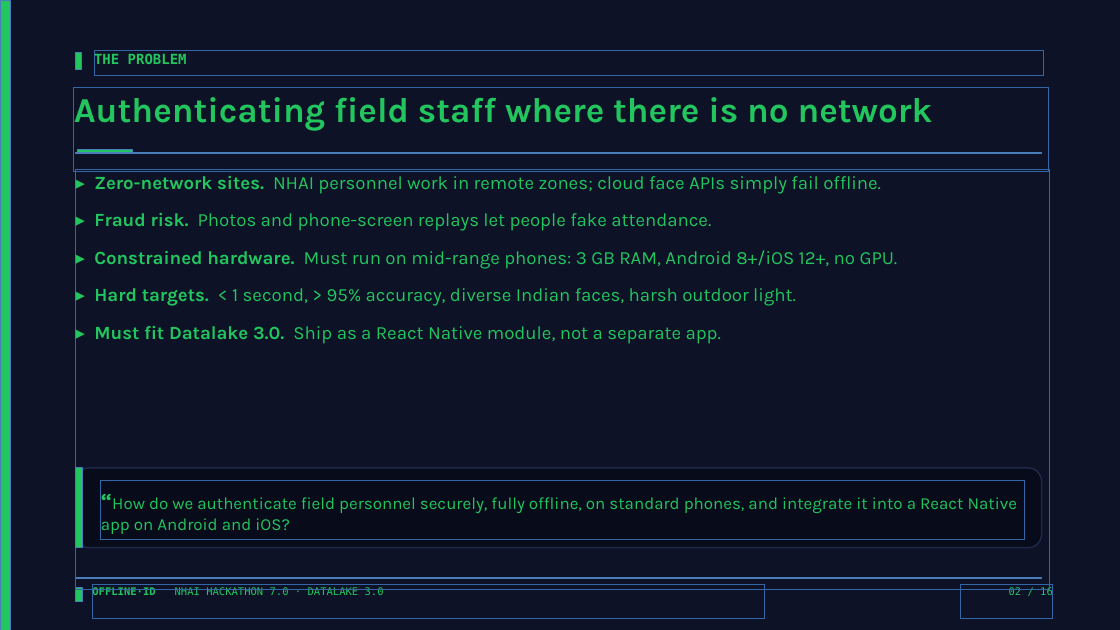
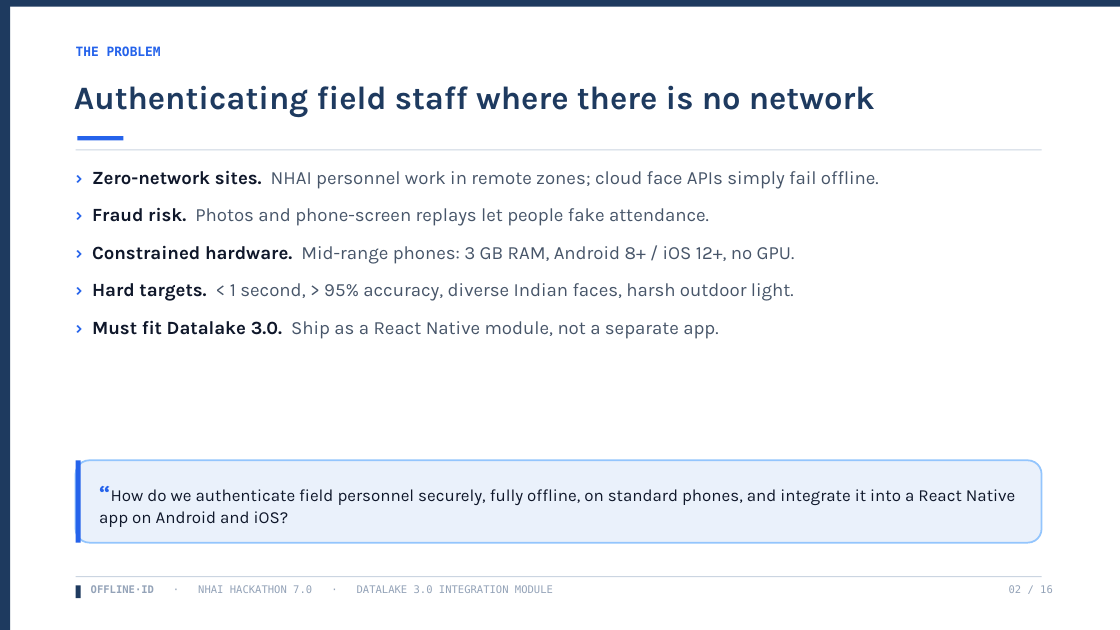
Before and after one commit to moneytosms/offlineid, a slide deck: slide 2 of submission/OfflineID_Hackathon7.pptx. Drawn at 1120x630 pixels with LibreOffice and Linux fonts; fonts in the diff are those of the drawing. Boxes give left, top, right and bottom in pixels: in the first picture for what was removed or moved away, otherwise in the second. Text is boxed around its words. In the diff, an @@ line names an element or a change of style, - is before the commit and + after.

```diff
--- a/submission/OfflineID_Hackathon7.pptx
+++ b/submission/OfflineID_Hackathon7.pptx
@@ background #0D1226 to #FFFFFF @@
@@ rectangle at <box>0,0,10,630</box>: fill #22C55E to #1E3A5F @@
@@ rectangle added at <box>10,0,1120,7</box>, fill #1E3A5F @@
@@ text "THE PROBLEM": place and size @@
-text "THE PROBLEM" at <box>94,52,187,67</box>
+text "THE PROBLEM" at <box>76,46,161,56</box>
@@ text "THE PROBLEM" at <box>76,46,161,56</box>: size 12 to 11 pt, text colour #22C55E to #2563EB @@
@@ rectangle removed at <box>76,53,82,70</box> @@
@@ text "Authenticating field staff where there ...": place and size @@
-text "Authenticating field staff where there ..." at <box>74,97,933,131</box>
+text "Authenticating field staff where there ..." at <box>74,85,875,118</box>
@@ text "Authenticating field staff where there ..." at <box>74,85,875,118</box>: size 30 to 28 pt, text colour #22C55E to #1E3A5F @@
@@ rectangle at <box>77,136,124,140</box>: fill #22C55E to #2563EB @@
@@ rectangle: place and size @@
-rectangle at <box>77,150,133,154</box>
+rectangle at <box>77,136,124,140</box>
@@ rectangle: place and size @@
-rectangle at <box>76,153,1042,154</box>
+rectangle at <box>76,150,1042,150</box>
@@ rectangle at <box>76,150,1042,150</box>: fill #080C1A to #CBD5E1 @@
@@ text at <box>92,170,879,339</box>: text changed; text colour #22C55E to #475569 @@
-▸ Zero-network sites. NHAI personnel work in remote zones; cloud face APIs simply fail offline.
-▸ Fraud risk. Photos and phone-screen replays let people fake attendance.
-▸ Constrained hardware. Must run on mid-range phones: 3 GB RAM, Android 8+/iOS 12+, no GPU.
-▸ Hard targets. < 1 second, > 95% accuracy, diverse Indian faces, harsh outdoor light.
-▸ Must fit Datalake 3.0. Ship as a React Native module, not a separate app.
+› Zero-network sites. NHAI personnel work in remote zones; cloud face APIs simply fail offline.
+› Fraud risk. Photos and phone-screen replays let people fake attendance.
+› Constrained hardware. Mid-range phones: 3 GB RAM, Android 8+ / iOS 12+, no GPU.
+› Hard targets. < 1 second, > 95% accuracy, diverse Indian faces, harsh outdoor light.
+› Must fit Datalake 3.0. Ship as a React Native module, not a separate app.
@@ 1 text, 1 rounded rectangle, 1 rectangle: place and size @@
-1 text, 1 rounded rectangle, 1 rectangle at <box>76,468,1042,548</box>
+1 text, 1 rounded rectangle, 1 rectangle at <box>76,460,1042,543</box>
@@ rounded rectangle at <box>76,460,1042,543</box>: fill #080C1A to #EAF1FB; outline #1E2847 1.25 pt to #93C5FD 1.5 pt @@
@@ rectangle at <box>76,460,81,543</box>: fill #22C55E to #2563EB @@
@@ text "“How do we authenticate field ..." at <box>99,489,1015,527</box>: text colour #22C55E to #2563EB in "“How"; text colour #22C55E to #0F172A @@
@@ rectangle at <box>76,586,81,598</box>: fill #22C55E to #1E3A5F @@
@@ rectangle at <box>76,576,1042,577</box>: fill #080C1A to #CBD5E1 @@
@@ rectangle: place and size @@
-rectangle at <box>76,587,82,602</box>
+rectangle at <box>76,586,81,598</box>
@@ text at <box>91,585,553,593</box>: text changed; text colour #22C55E to #94A3B8 @@
-OFFLINE·ID NHAI HACKATHON 7.0 · DATALAKE 3.0
+OFFLINE·ID · NHAI HACKATHON 7.0 · DATALAKE 3.0 INTEGRATION MODULE
@@ text "02 / 16" at <box>1009,585,1053,593</box>: text colour #22C55E to #94A3B8 @@
```
Also in this commit, not shown: 15 other slides changed, 1 slide removed, 13 other files.
